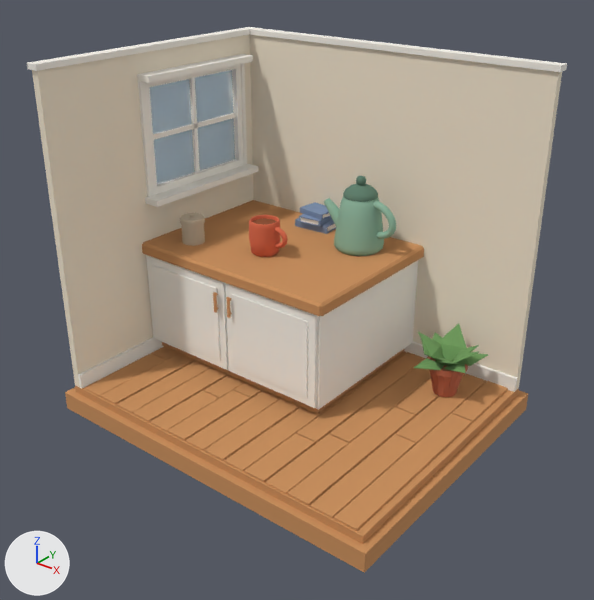
The glTF model public/models/nook.glb, before and after one commit.
Rendered twice from a camera (50 mm lens) standing at (1.3, -1.563, 0.821) and looking at (0.169, -0.149, -0.056). Every picture has the same lights, and +X, +Y and +Z are marked at lower left. The first picture is the older version. Where no turn or scale is listed for an object, it has been applied to the vertices. Vertices at exactly the same position are counted once.

Objects in the first picture: 'Kettle', 'Mug', 'Room', 'Window_Glass' and 1 more.
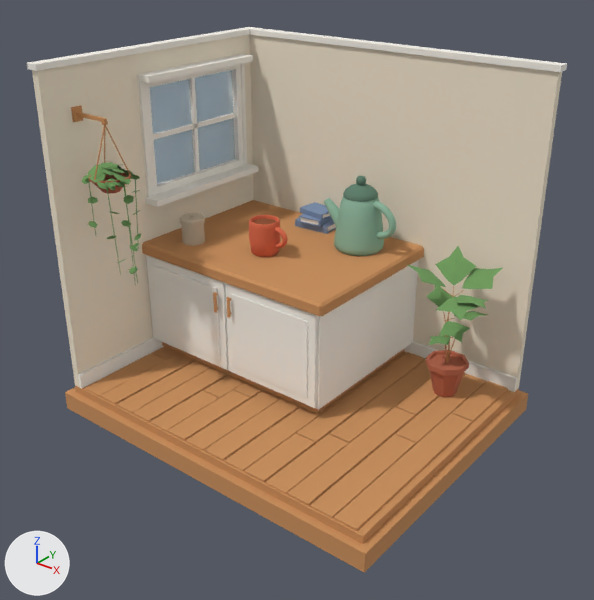
The change, as a diff of the scene's bpy script:
```diff
--- a/public/models/nook.glb.py
+++ b/public/models/nook.glb.py
@@ me_room @@
 # used by ob_room; location = (0.0, 0.0, 0.0)
-me_room.from_pydata(...)  # 904 vertices, 1490 faces; spans x -0.34..0.62, y -0.495..0.265, z -0.4..0.5
+me_room.from_pydata(...)  # 1415 vertices, 2002 faces; spans x -0.34..0.62, y -0.495..0.265, z -0.4..0.5
+# me_room part 1: a new loose piece, a box spanning x -0.3..-0.294, y -0.398..-0.372, z 0.357..0.391, in mat_mat_wood (orange #c98f5b)
+# me_room part 2: a new loose piece, a box spanning x -0.295..-0.196, y -0.389..-0.381, z 0.37..0.378, in mat_mat_wood (orange #c98f5b)
+# me_room part 3: 199 vertices removed from x 0.353..0.546, y 0.011..0.199, z -0.324..-0.17; 245 vertices added at x 0.346..0.578, y -0.025..0.186, z -0.246..0.045
+# me_room part 4: 441 vertices added at x -0.268..-0.13, y -0.444..-0.318, z -0.057..0.364
+# other edits to the shape of me_room do not show in these pictures
 me_room.materials.append(mat_mat_wall)
```

Changed parts and their boxes [x1, y1, x2, y2] in the pictures (594 x 600 px; the box of a moved part takes in the faces that stretch with it):
part 1 of me_room, added
    after: [71, 105, 83, 122]
part 2 of me_room, added
    after: [77, 112, 107, 122]
part 3 of me_room, moved or reshaped
    before: [414, 323, 488, 397]
    after: [406, 246, 503, 397]
part 4 of me_room, added
    after: [82, 125, 141, 285]
